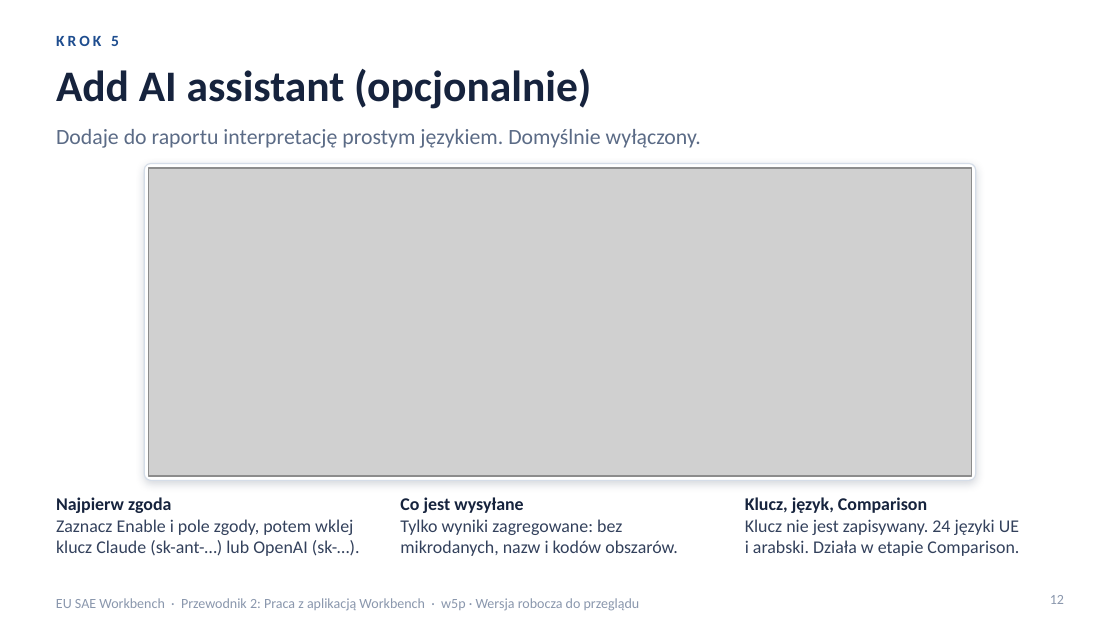
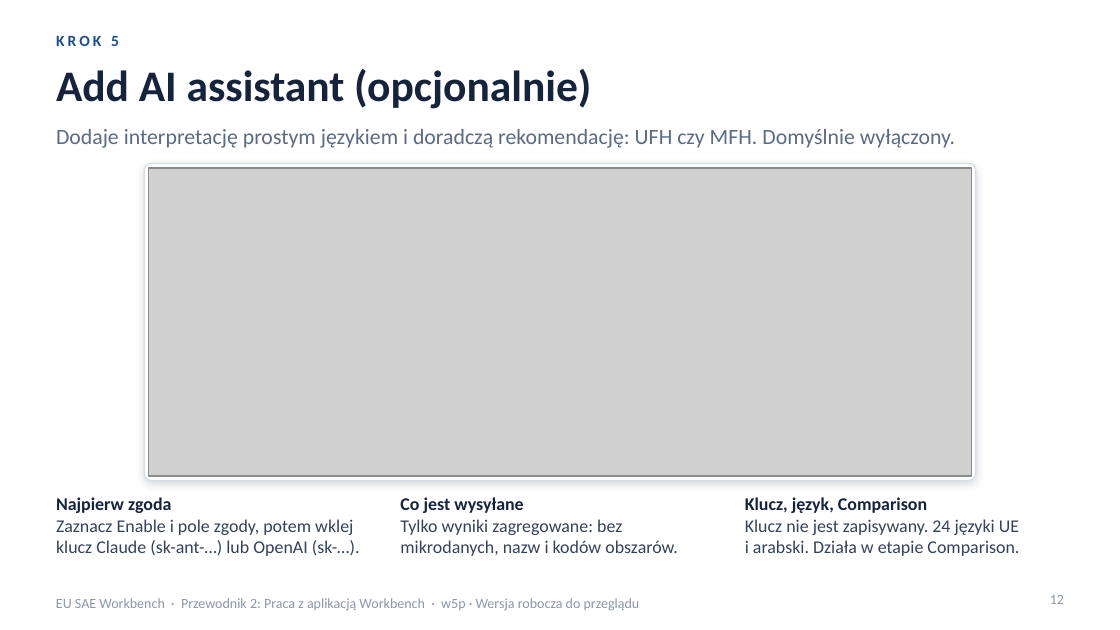
Before and after one commit to Noboyoshida227/eu-sae-application, a slide deck: slide 12 of docs/instructions/Polish/EU_SAE_Workbench_Guide_2_Running_the_Workbench_PL.pptx. Drawn at 1120x630 pixels with LibreOffice and Linux fonts; fonts in the diff are those of the drawing; grey boxes stand for pictures. Boxes give left, top, right and bottom in pixels: in the first picture for what was removed or moved away, otherwise in the second. Text is boxed around its words. In the diff, an @@ line names an element or a change of style, - is before the commit and + after.

```diff
--- a/docs/instructions/Polish/EU_SAE_Workbench_Guide_2_Running_the_Workbench_PL.pptx
+++ b/docs/instructions/Polish/EU_SAE_Workbench_Guide_2_Running_the_Workbench_PL.pptx
@@ text at (x1=56, y1=129, x2=955, y2=148): text changed @@
-Dodaje do raportu interpretację prostym językiem. Domyślnie wyłączony.
+Dodaje interpretację prostym językiem i doradczą rekomendację: UFH czy MFH. Domyślnie wyłączony.
```
Also in this commit, not shown: 9 other files.
